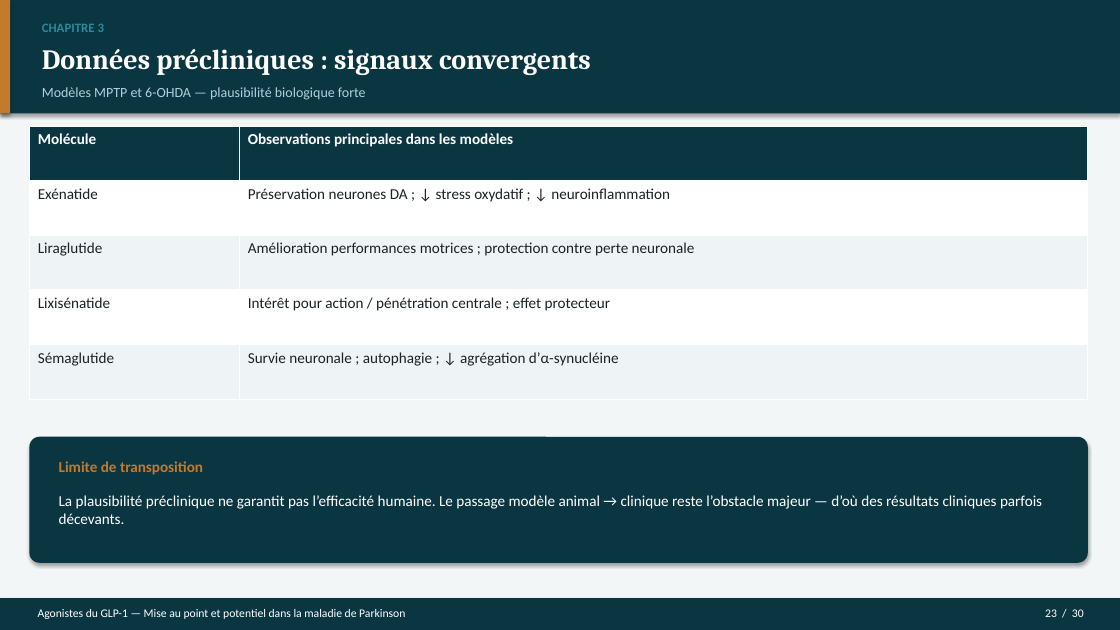
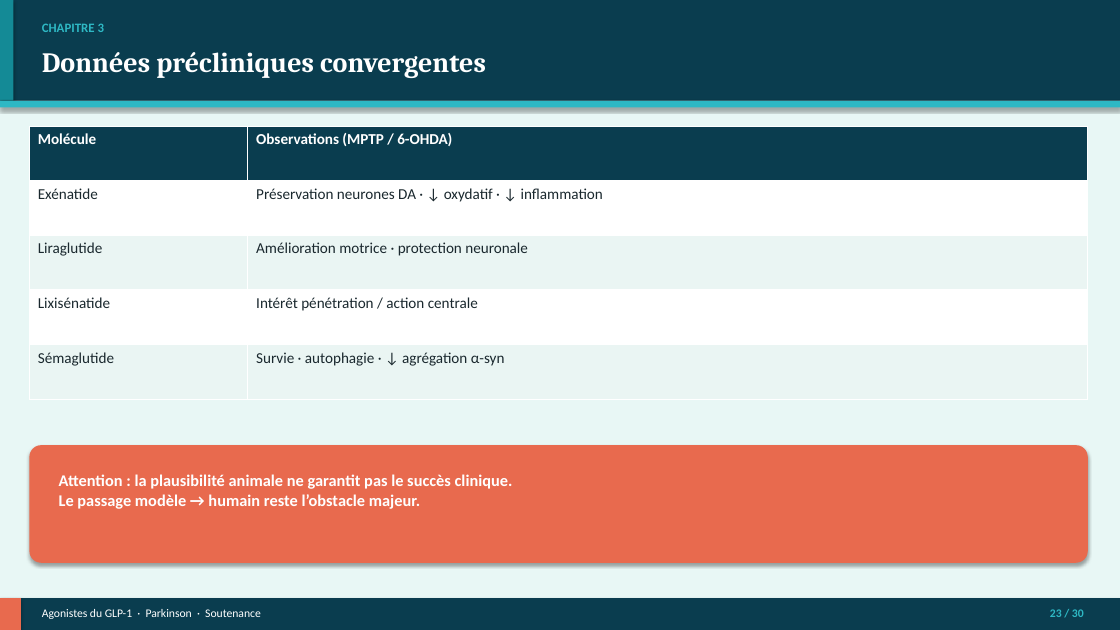
Before and after one commit to Mashtal-Platform/mashtal-platform, a slide deck: slide 23 of docs/presentation/Soutenance_GLP1_Parkinson.pptx. Drawn at 1120x630 pixels with LibreOffice and Linux fonts; fonts in the diff are those of the drawing. Boxes give left, top, right and bottom in pixels: in the first picture for what was removed or moved away, otherwise in the second. Text is boxed around its words. In the diff, an @@ line names an element or a change of style, - is before the commit and + after.

```diff
--- a/docs/presentation/Soutenance_GLP1_Parkinson.pptx
+++ b/docs/presentation/Soutenance_GLP1_Parkinson.pptx
@@ rectangle at <box>0,0,1120,630</box>: fill #F3F6F7 to #E8F7F5 @@
@@ rectangle: place and size @@
-rectangle at <box>0,0,1120,113</box>
+rectangle at <box>0,0,1120,101</box>
@@ rectangle at <box>0,0,1120,101</box>: fill #0A3642 to #0A3D4F @@
@@ rectangle: place and size @@
-rectangle at <box>0,0,10,113</box>
+rectangle at <box>0,0,13,101</box>
@@ rectangle at <box>0,0,13,101</box>: fill #C47A2C to #148A96 @@
@@ text "CHAPITRE 3" at <box>42,23,104,32</box>: text colour #2A8A9A to #2EB8C4 @@
@@ text at <box>42,52,486,78</box>: text changed @@
-Données précliniques : signaux convergents
+Données précliniques convergentes
@@ text removed at <box>42,87,366,100</box> @@
-Modèles MPTP et 6-OHDA — plausibilité biologique forte
@@ rectangle added at <box>0,101,1120,108</box>, fill #2EB8C4 @@
@@ table at <box>29,126,1088,399</box> @@
-row 1, column 2: Observations principales dans les modèles
+row 1, column 2: Observations (MPTP / 6-OHDA)
-row 2, column 2: Préservation neurones DA ; ↓ stress oxydatif ; ↓ neuroinflammation
+row 2, column 2: Préservation neurones DA · ↓ oxydatif · ↓ inflammation
-row 3, column 2: Amélioration performances motrices ; protection contre perte neuronale
+row 3, column 2: Amélioration motrice · protection neuronale
-row 4, column 2: Intérêt pour action / pénétration centrale ; effet protecteur
+row 4, column 2: Intérêt pénétration / action centrale
-row 5, column 2: Survie neuronale ; autophagie ; ↓ agrégation d’α-synucléine
+row 5, column 2: Survie · autophagie · ↓ agrégation α-syn
@@ fill #0A3642 to #0A3D4F in row 1 @@
@@ fill #EEF4F5 to #EAF5F3 in 4 cells @@
@@ text colour #1A2226 to #1A282E in "Exénatide", "Liraglutide", "Lixisénatide", "Sémaglutide" @@
@@ rounded rectangle: place and size @@
-rounded rectangle at <box>29,437,1088,563</box>
+rounded rectangle at <box>29,445,1088,563</box>
@@ rounded rectangle at <box>29,445,1088,563</box>: fill #0A3642 to #E86A4E; proportions changed @@
@@ text at <box>59,474,513,509</box>: text changed; size 13 to 14 pt; bold on @@
-La plausibilité préclinique ne garantit pas l’efficacité humaine. Le passage modèle animal → clinique reste l’obstacle majeur — d’où des résultats cliniques parfois décevants.
+Attention : la plausibilité animale ne garantit pas le succès clinique.
+Le passage modèle → humain reste l’obstacle majeur.
@@ text removed at <box>59,461,203,475</box> @@
-Limite de transposition
@@ rectangle at <box>0,598,1120,630</box>: fill #0A3642 to #0A3D4F @@
@@ rectangle added at <box>0,598,21,630</box>, fill #E86A4E @@
@@ text at <box>42,609,261,619</box>: text changed @@
-Agonistes du GLP-1 — Mise au point et potentiel dans la maladie de Parkinson
+Agonistes du GLP-1 · Parkinson · Soutenance
@@ text "23 / 30" at <box>1050,609,1084,617</box>: text colour #FFFFFF to #2EB8C4, bold on @@
```
Also in this commit, not shown: 27 other slides changed, 2 slides added, 2 slides removed, 9 other files.
